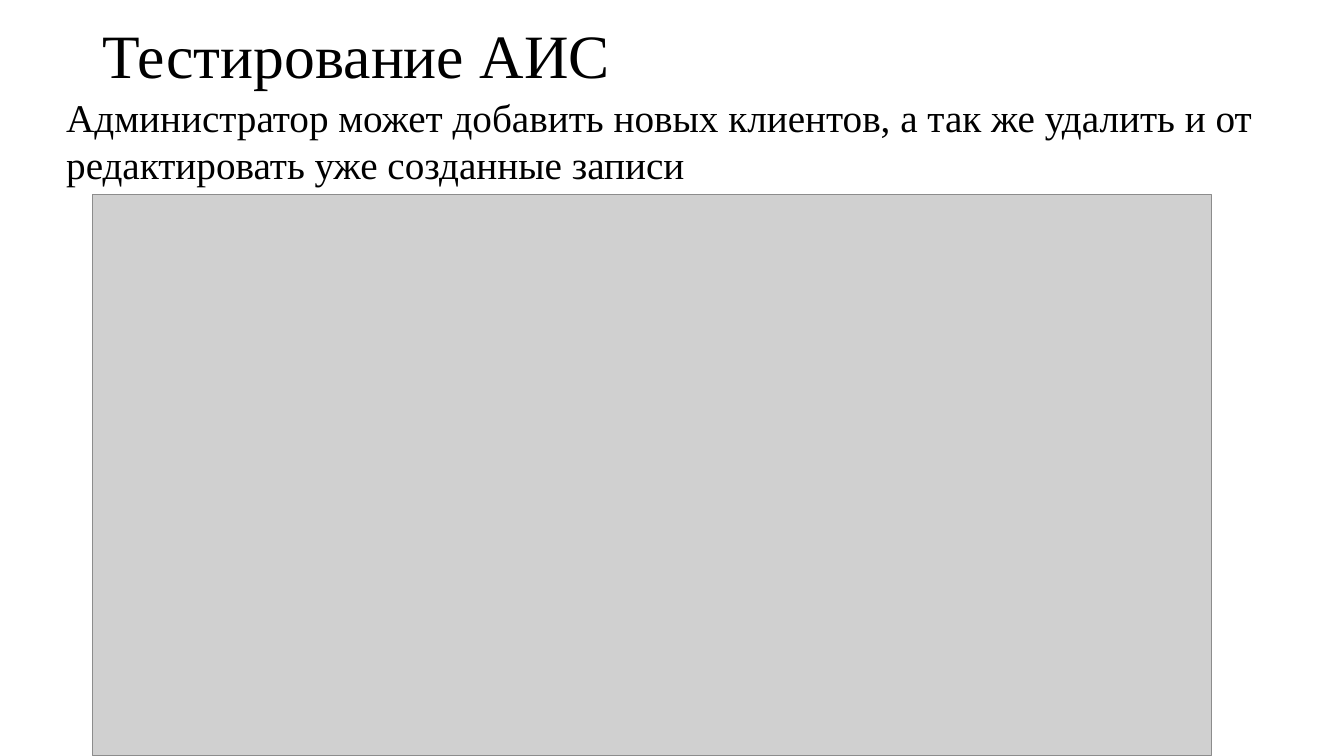
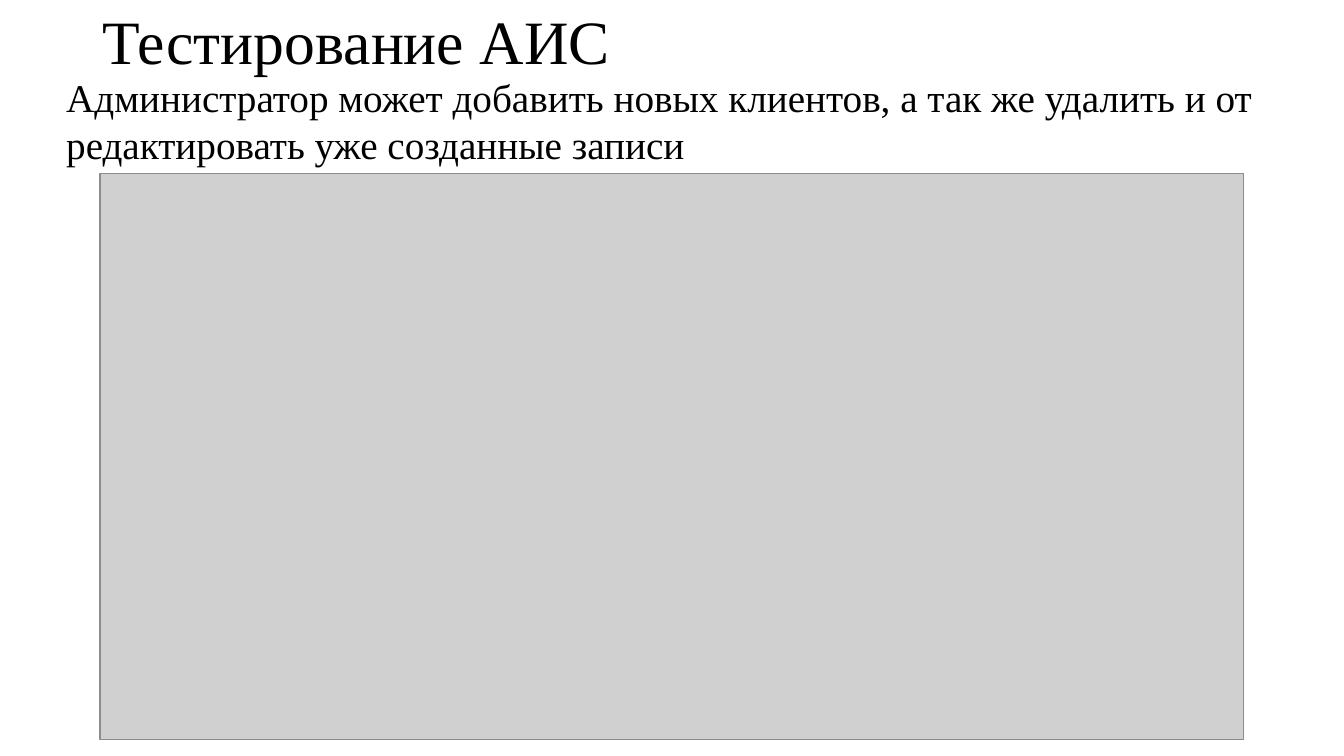
Before and after one commit to depxd/hotel3, a slide deck: slide 15 of Презентаци АИС гостницы.pptx. Drawn at 1344x756 pixels with LibreOffice and Linux fonts; fonts in the diff are those of the drawing; grey boxes stand for pictures. Boxes give left, top, right and bottom in pixels: in the first picture for what was removed or moved away, otherwise in the second. Text is boxed around its words. In the diff, an @@ line names an element or a change of style, - is before the commit and + after.

```diff
--- a/Презентаци АИС гостницы.pptx
+++ b/Презентаци АИС гостницы.pptx
@@ title "Тестирование АИС": place and size @@
-title "Тестирование АИС" at (102,37,610,90)
+title "Тестирование АИС" at (102,23,610,75)
@@ text "Администратор может добавить новых клиентов, ...": place and size @@
-text "Администратор может добавить новых клиентов, ..." at (66,104,1252,186)
+text "Администратор может добавить новых клиентов, ..." at (66,84,1252,167)
@@ picture: place and size @@
-picture at (93,195,1212,756)
+picture at (100,173,1244,739)
```
Also in this commit, not shown: 18 other slides changed, 2 other files.
